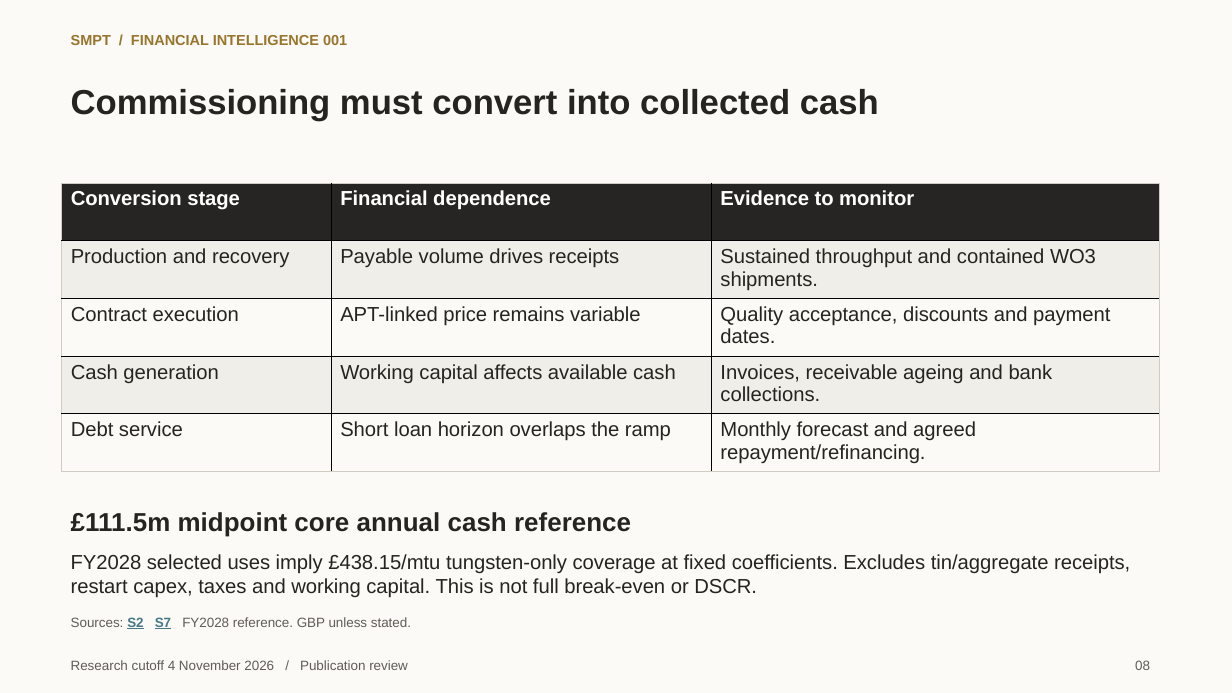
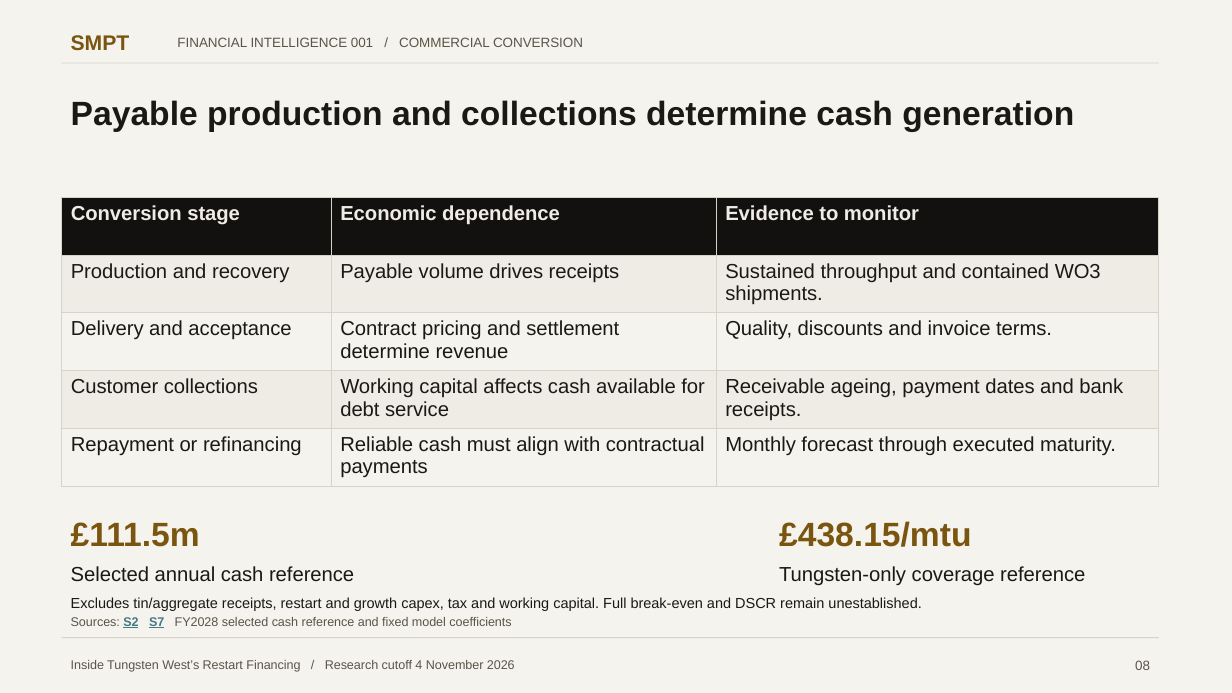
Before and after one commit to VSSpowerlifting/strategic-materials-policy-tracker, a slide deck: slide 8 of research/financial-intelligence/hemerdon-phase1c/SMPT_FI001_Hemerdon_Strategy_Deck.pptx. Drawn at 1232x693 pixels with LibreOffice and Linux fonts; fonts in the diff are those of the drawing. Boxes give left, top, right and bottom in pixels: in the first picture for what was removed or moved away, otherwise in the second. Text is boxed around its words. In the diff, an @@ line names an element or a change of style, - is before the commit and + after.

Commit message:
research: refine FI001 editorial narrative and SMPT publication design

```diff
--- a/research/financial-intelligence/hemerdon-phase1c/SMPT_FI001_Hemerdon_Strategy_Deck.pptx
+++ b/research/financial-intelligence/hemerdon-phase1c/SMPT_FI001_Hemerdon_Strategy_Deck.pptx
@@ background #FBFAF7 to #F5F3EE @@
@@ text added at (x1=71, y1=35, x2=130, y2=51), 16.5 pt, text #7A5510, bold @@
+SMPT
@@ text at (x1=177, y1=37, x2=583, y2=47): text changed; size 11.2 to 10.5 pt; text colour #98752D to #5B5548; bold off @@
-SMPT / FINANCIAL INTELLIGENCE 001
+FINANCIAL INTELLIGENCE 001 / COMMERCIAL CONVERSION
@@ rectangle added at (x1=62, y1=63, x2=1160, y2=64), fill #D8D3C7 @@
@@ text removed at (x1=71, y1=89, x2=879, y2=121) @@
-Commissioning must convert into collected cash
@@ text added at (x1=71, y1=100, x2=1074, y2=132), 26.2 pt, text #1B1915, bold @@
+Payable production and collections determine cash generation
@@ table at (x1=62, y1=198, x2=1160, y2=486) @@
-row 1, column 2: Financial dependence
+row 1, column 2: Economic dependence
-row 3: Contract execution | APT-linked price remains variable | Quality acceptance, discounts and payment dates.
+row 3: Delivery and acceptance | Contract pricing and settlement determine revenue | Quality, discounts and invoice terms.
-row 4: Cash generation | Working capital affects available cash | Invoices, receivable ageing and bank collections.
+row 4: Customer collections | Working capital affects cash available for debt service | Receivable ageing, payment dates and bank receipts.
-row 5: Debt service | Short loan horizon overlaps the ramp | Monthly forecast and agreed repayment/refinancing.
+row 5: Repayment or refinancing | Reliable cash must align with contractual payments | Monthly forecast through executed maturity.
@@ fill #262523 to #12110F in row 1 @@
@@ fill #F0EEE8 to #EFECE6 in 6 cells @@
@@ fill #FBFAF7 to #F5F3EE in 6 cells @@
@@ text colour #FFFFFF to #EFECE6 in "Conversion stage", "Evidence to monitor" @@
@@ text colour #252421 to #1B1915 in "Production and recovery", "Payable volume drives receipts", "Sustained throughput and contained WO3 shipments." @@
@@ borders changed @@
@@ table moved from (x1=62, y1=183, x2=1159, y2=471) to (x1=62, y1=198, x2=1160, y2=486) @@
@@ text removed at (x1=71, y1=512, x2=631, y2=537) @@
-£111.5m midpoint core annual cash reference
@@ text added at (x1=71, y1=522, x2=200, y2=547), 26.2 pt, text #7A5510, bold @@
+£111.5m
@@ text added at (x1=779, y1=521, x2=972, y2=547), 26.2 pt, text #7A5510, bold @@
+£438.15/mtu
@@ text added at (x1=71, y1=566, x2=354, y2=582), 15.8 pt, text #1B1915 @@
+Selected annual cash reference
@@ text added at (x1=779, y1=566, x2=1085, y2=586), 15.8 pt, text #1B1915 @@
+Tungsten-only coverage reference
@@ text added at (x1=71, y1=597, x2=921, y2=611), 11.2 pt, text #1B1915 @@
+Excludes tin/aggregate receipts, restart and growth capex, tax and working capital. Full break-even and DSCR remain unestablished.
@@ text at (x1=71, y1=617, x2=511, y2=628): text changed; size 15.8 to 9.8 pt; text colour #252421 to #5B5548 @@
-FY2028 selected uses imply £438.15/mtu tungsten-only coverage at fixed coefficients. Excludes tin/aggregate receipts, restart capex, taxes and working capital. This is not full break-even or DSCR.
+Sources: S2 S7 FY2028 selected cash reference and fixed model coefficients
@@ text removed at (x1=71, y1=617, x2=411, y2=629) @@
-Sources: S2 S7 FY2028 reference. GBP unless stated.
@@ rectangle added at (x1=62, y1=638, x2=1160, y2=639), fill #D8D3C7 @@
@@ text at (x1=71, y1=660, x2=515, y2=672): text changed; size 10.5 to 9.8 pt; text colour #605D56 to #5B5548 @@
-Research cutoff 4 November 2026 / Publication review
+Inside Tungsten West’s Restart Financing / Research cutoff 4 November 2026
```
Also in this commit, not shown: 8 other slides changed, 1 slide added, 1 slide removed, 16 other files.
